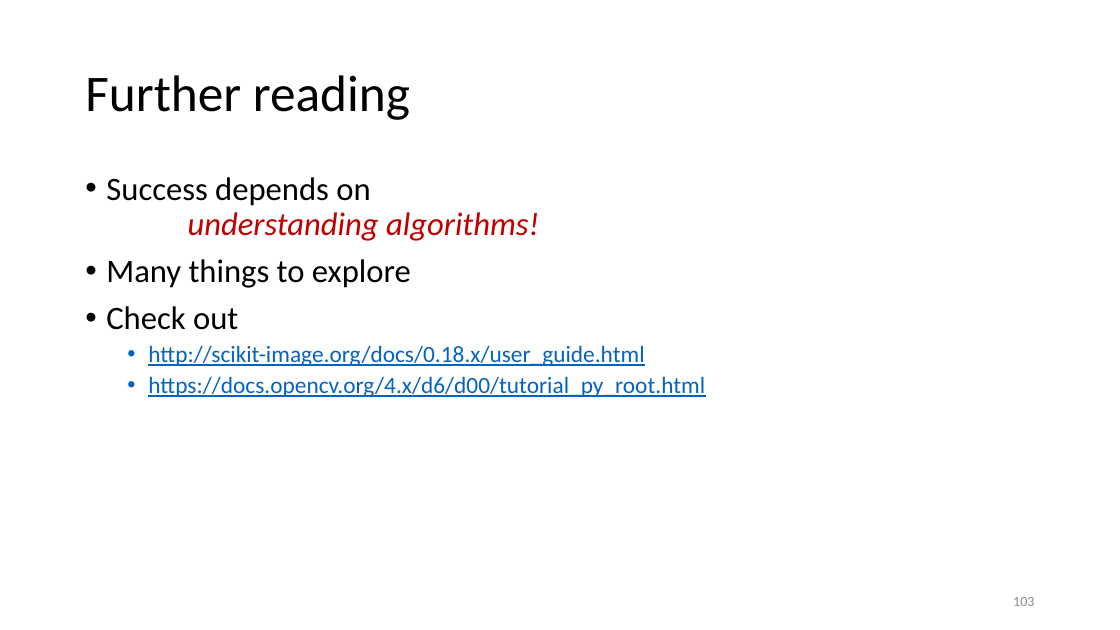
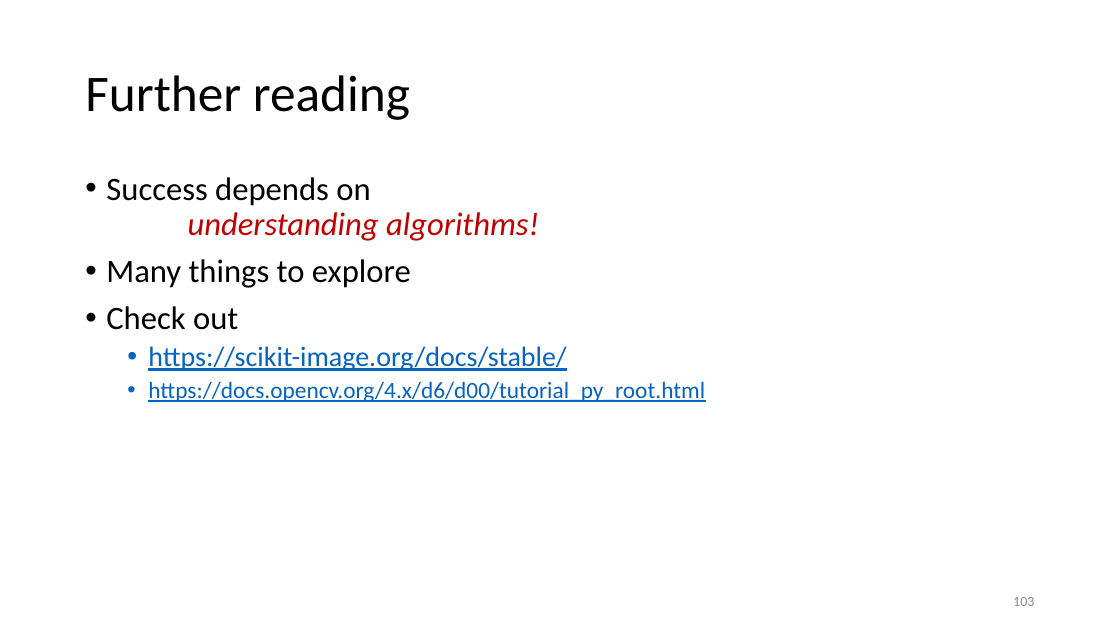
Before and after one commit to gjbex/Scientific-Python, a slide deck: slide 103 of scientific_python.pptx. Drawn at 1120x630 pixels with LibreOffice and Linux fonts; fonts in the diff are those of the drawing. Boxes give left, top, right and bottom in pixels: in the first picture for what was removed or moved away, otherwise in the second. Text is boxed around its words. In the diff, an @@ line names an element or a change of style, - is before the commit and + after.

Commit message:
Update scikit-image documentation link

```diff
--- a/scientific_python.pptx
+++ b/scientific_python.pptx
@@ text at [148,346,566,371]: text changed; size 20 to 24 pt @@
-  • http://scikit-image.org/docs/0.18.x/user_guide.html
+  • https://scikit-image.org/docs/stable/
```
